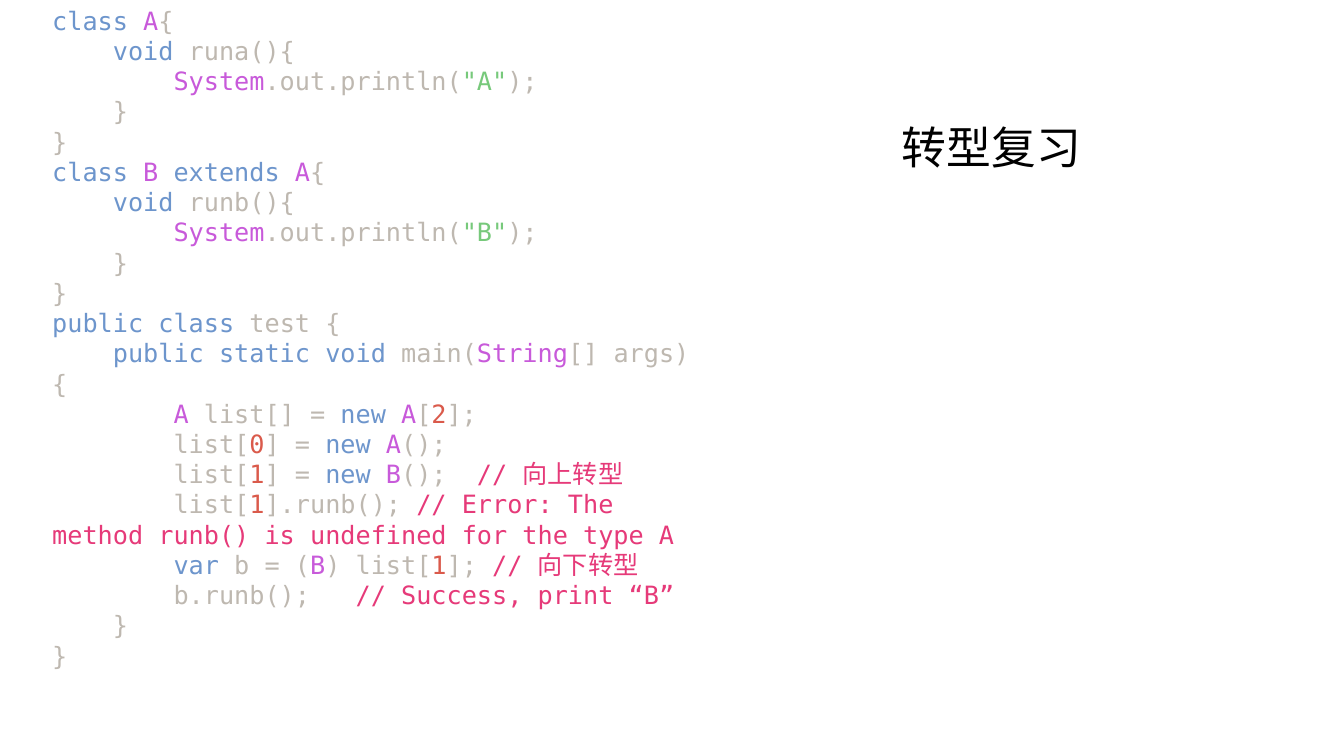
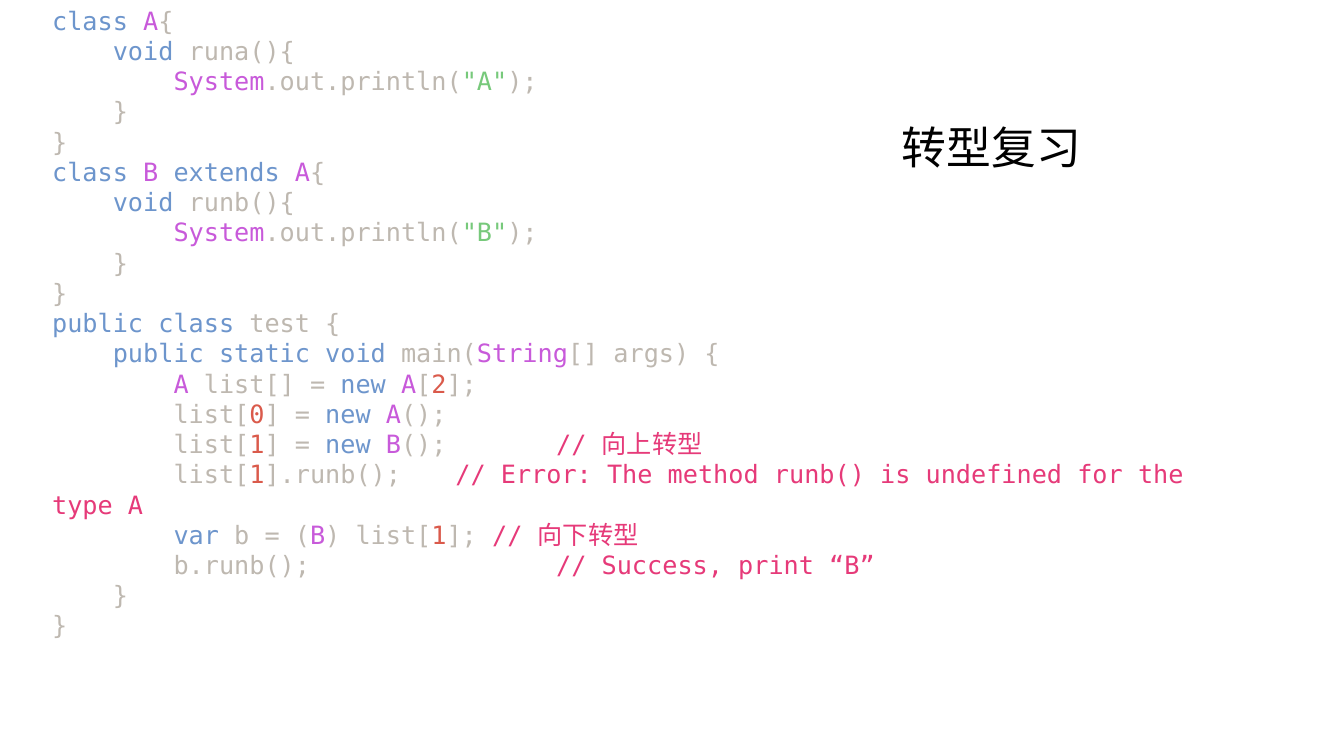
Before and after one commit to lxl66566/my-college-files, a slide deck: slide 2 of 信息科学与工程学院/java/java2.pptx. Drawn at 1344x756 pixels with LibreOffice and Linux fonts; fonts in the diff are those of the drawing. Boxes give left, top, right and bottom in pixels: in the first picture for what was removed or moved away, otherwise in the second. Text is boxed around its words. In the diff, an @@ line names an element or a change of style, - is before the commit and + after.

```diff
--- a/信息科学与工程学院/java/java2.pptx
+++ b/信息科学与工程学院/java/java2.pptx
@@ text "class A{" rewrapped from (52,10,690,610) to (52,10,1184,580) @@
```
Also in this commit, not shown: 1 slide added, 12 other files.
